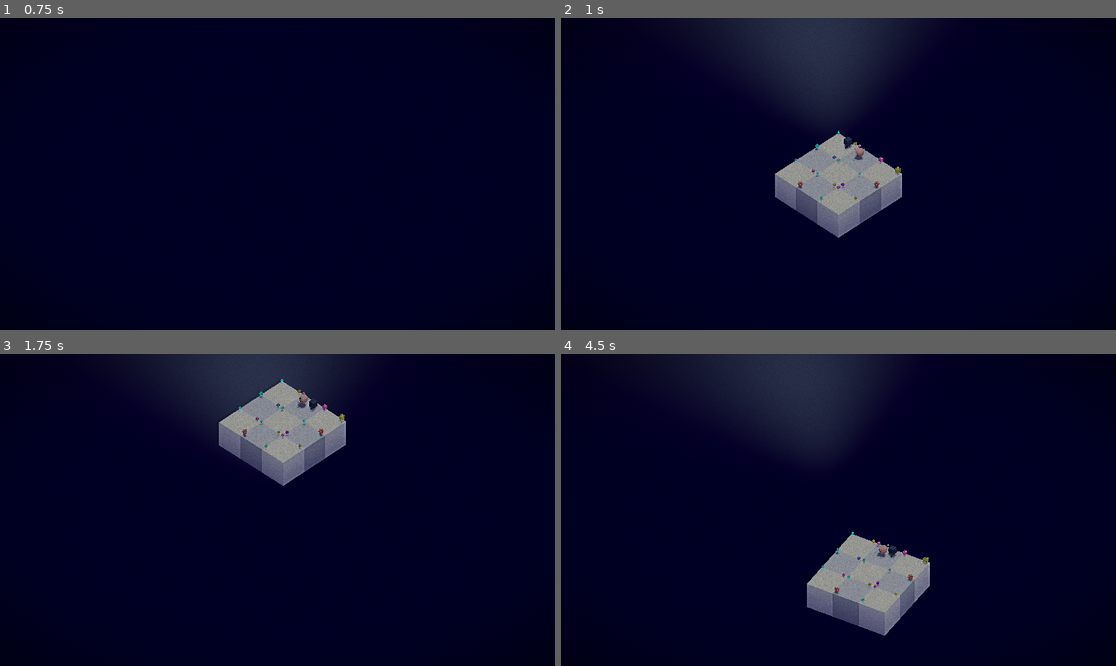
Above: before the commit, frames 1-4 (two rows, left to right).
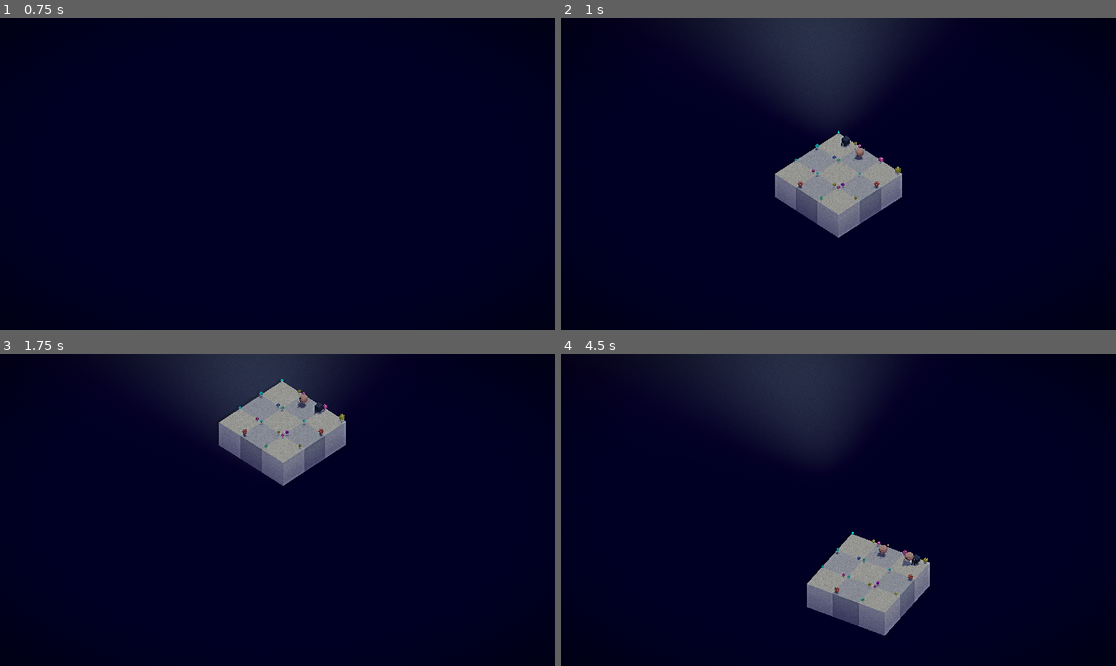
Above: after the commit, the same moments.

Repository: hugomgris/Zappy
Game: Godot game, scene res://scenes/main.tscn
The game is run twice, just before and just after one commit, with the same random seed, the same clock (stepped at 60 frames per second) and the same inputs.
Inputs (mouse positions are in pixels of both pictures, inside the frame that each line leads up to):
- Up to frame 1 (0.75 s): tap Enter at 0.5 s; move the mouse to (399, 158) at 0.52 s; hold Right (ui_right) from 0.53 s (still down); hold Q from 0.53 s (still down); click (399, 158) at 0.67 s
- Up to frame 2 (1 s): keep holding Right (ui_right); keep holding Q
- Up to frame 3 (1.75 s): move the mouse to (166, 525) at 1.27 s; release Right (ui_right) at 1.28 s; release Q at 1.28 s; hold Down (ui_down) from 1.28 s (still down); tap E at 1.35 s
- Up to frame 4 (4.5 s): move the mouse to (894, 441) at 2.02 s; release Down (ui_down) at 2.03 s; hold Right (ui_right) 2.03-2.78 s; hold Q 2.03-2.78 s; move the mouse to (810, 572) at 2.77 s; hold Up (ui_up) 2.78-3.53 s; tap E at 2.85, 4.35 s; click (810, 572) at 2.92 s; move the mouse to (1005, 556) at 3.52 s; hold Q 3.53-4.28 s; hold Left (ui_left) from 3.53 s (still down); move the mouse to (672, 463) at 4.27 s

Frame 1 is identical in both runs. In frame 2, less than 0.1% of the frame differs, in the area x 50-53%, y 37-43%; in frame 3, less than 0.1%; in frame 4, 0.2%, in the area x 58-67%, y 61-69%.

Commit message:
I'm in animation pipeline hell

Diff:
--- a/zappy_godot/data/initial_data/game_3x3.json
+++ b/zappy_godot/data/initial_data/game_3x3.json
@@ -91,7 +91,7 @@
 		{
 			"id": 1,
 			"position": { "x": 0, "y": 0 },
-			"orientation": 2,
+			"orientation": 4,
 			"level": 3,
 			"team": "Alpha",
 			"inventory": {
--- a/zappy_godot/scenes/UI/UI.gd
+++ b/zappy_godot/scenes/UI/UI.gd
@@ -86,7 +86,7 @@
 	var tile_data = GameData.get_tile_data(x, y)
 	if is_hovering_tile and hovered_tile_position.x == x and hovered_tile_position.y == y:
 		match reason:
-			"EGG":
+			"EGG_ADD":
 				tile_eggs_label.text = "Eggs: " + str(tile_data.get("eggs", []).size())
 			"PLAYER_ENTER":
 				tile_players_label.text = "Players: " + str(tile_data.get("players", []).size())
--- a/zappy_godot/scenes/player/PlayerManager.gd
+++ b/zappy_godot/scenes/player/PlayerManager.gd
@@ -10,6 +10,7 @@
 
 const PLAYER_HEIGHT = 0
 var world_is_ready = false
+var player_logical_orientations = {}
 
 var team_colors = {
 	"Alpha": Color.RED,
@@ -93,6 +94,8 @@
 	players[player_id] = player_scene
 	_setup_player_hover_signals(player_scene, player_id)
 
+	player_logical_orientations[player_id] = player_data.orientation
+
 func _create_egg_visual(egg_id: int):
 	"""Create visual representation for egg"""
 	var egg_data = GameData.get_egg_data(egg_id)
@@ -113,10 +116,50 @@
 # Command Handlers
 func _on_player_orientation_change(player_id: int, new_orientation: int):
 	"""Handle real-time orientation changes from commands"""
-	#var player_scene = players.get(player_id)
-	#if player_scene:
-	#	_rotate_player(player_scene, new_orientation)
-	pass
+	var player_scene = players.get(player_id)
+	if not player_scene:
+		return
+
+	var anim_player = _find_animation_player(player_scene)
+	if not anim_player:
+		print("Warning: AnimationPlayer not found for player ", player_id)
+		return
+
+	if anim_player.current_animation != "idle":
+		anim_player.play("idle")
+
+	var test_cuby = player_scene.get_node("test_cuby")
+	var old_orientation = player_logical_orientations.get(player_id, new_orientation)
+
+	var turn_amount = _calculate_turn_amount(old_orientation, new_orientation)
+	var current_rotation = test_cuby.rotation.y
+	var target_rotation = current_rotation + turn_amount
+
+	player_logical_orientations[player_id] = new_orientation
+
+	var tween = create_tween()
+	tween.set_ease(Tween.EASE_OUT)
+	tween.set_trans(Tween.TRANS_QUART)
+	tween.tween_property(test_cuby, "rotation:y", target_rotation, 0.3)
+
+	print("Rotating player ", player_id, " from ", old_orientation, " to ", new_orientation, " (turn: ", rad_to_deg(turn_amount), "°)")
+
+func _find_animation_player(player_scene: Node3D) -> AnimationPlayer:
+	"""Find AnimationPlayer in the player scene hierarchy"""
+	var test_cuby = player_scene.get_node("test_cuby")
+	if test_cuby:
+		return test_cuby.find_child("AnimationPlayer", true, false)
+	return null
+
+func _calculate_turn_amount(from_orientation: int, to_orientation: int) -> float:
+	"""Calculate the rotation amount for the turn"""
+	var turn = (to_orientation - from_orientation + 4) % 4
+
+	match turn:
+		1: return deg_to_rad(90)
+		2: return deg_to_rad(180)
+		3: return deg_to_rad(-90)
+		_: return 0.0
 
 func _on_player_position_change(player_id: int, current_orientation: int, player_data: Dictionary, movement_length: float):
 	"""Handle real-time position changes from commands"""
@@ -128,18 +171,62 @@
 	var old_pos = Vector2i(player_data.position.x, player_data.position.y)
 	var new_pos = _calculate_new_position(old_pos, current_orientation)
 
-	# Update visual position
-	_move_player_visual(new_pos, player_scene, current_orientation, movement_length)
-
 	# Update data
 	player_data.position.x = new_pos.x
 	player_data.position.y = new_pos.y
 
 	# Update tile data
 	_update_tile_player_data(player_id, old_pos, new_pos)
-
 	GameData.tile_updated.emit(old_pos.x, old_pos.y, "PLAYER_EXIT")
 	GameData.tile_updated.emit(new_pos.x, new_pos.y, "PLAYER_ENTER")
+
+	_move_player_visual(player_scene, old_pos, new_pos, current_orientation)
+
+func _move_player_visual(player_scene: Node3D, old_pos: Vector2i, new_pos: Vector2i, orientation: int):
+	"""Smoothly move player visual between positions"""
+	var current_world_pos = player_scene.global_position
+	var target_world_pos = _calculate_target_world_position(old_pos, new_pos, orientation, current_world_pos)
+
+	# Create smooth movement tween
+	var tween = create_tween()
+	tween.set_ease(Tween.EASE_IN)
+	tween.set_ease(Tween.EASE_OUT)
+	tween.set_trans(Tween.TRANS_QUART)
+	tween.tween_property(player_scene, "global_position", target_world_pos, 1)
+
+	print("Moving player from ", old_pos, " to ", new_pos, " (", current_world_pos, " → ", target_world_pos, ")")
+
+func _calculate_target_world_position(old_pos: Vector2i, new_pos: Vector2i, orientation: int, current_pos: Vector3) -> Vector3:
+	"""Calculate the target world position handling wrapping"""
+	var target_pos = current_pos
+	var tile_size = world_manager.tile_size if world_manager.has_method("get_tile_size") else 1.0
+
+	match orientation:
+		1: # North
+			if new_pos.y == 0 and old_pos.y == GameData.map_size.y - 1:
+				target_pos.z = current_pos.z - (GameData.map_size.y * tile_size - 1)
+			else:
+				target_pos.z = current_pos.z + tile_size
+
+		2: # East
+			if new_pos.x == 0 and old_pos.x == GameData.map_size.x - 1:
+				target_pos.x = current_pos.x - (GameData.map_size.x * tile_size - 1)
+			else:
+				target_pos.x = current_pos.x + tile_size
+
+		3: # South
+			if new_pos.y == GameData.map_size.y - 1 and old_pos.y == 0:
+				target_pos.z = current_pos.z + (GameData.map_size.y * tile_size - 1)
+			else:
+				target_pos.z = current_pos.z - tile_size
+
+		4: # West
+			if new_pos.x == GameData.map_size.x - 1 and old_pos.x == 0:
+				target_pos.x = current_pos.x + (GameData.map_size.x * tile_size - 1)
+			else:
+				target_pos.x = current_pos.x - tile_size
+
+	return target_pos
 
 func _on_egg_laid(egg_data: Dictionary) -> void:
 	GameData.eggs[egg_data.id] = egg_data
@@ -197,42 +284,18 @@
 
 	return new_pos
 
-func _move_player_visual(position: Vector2i, player_scene: Node3D, orientation: int, movement_length: float):
-	"""Update player's visual position"""
-	match orientation:
-		1:
-			if position.y == 0:
-				player_scene.global_position.z -= movement_length * GameData.map_size.y - 1
-			else:
-				player_scene.global_position.z += movement_length
-		2:
-			if position.x == 0:
-				player_scene.global_position.x -= movement_length * GameData.map_size.x - 1
-			else:
-				player_scene.global_position.x += movement_length
-		3:
-			if position.y == GameData.map_size.y - 1:
-				player_scene.global_position.z += movement_length * GameData.map_size.y - 1
-			else:
-				player_scene.global_position.z -= movement_length
-		4:
-			if position.x == GameData.map_size.x - 1:
-				player_scene.global_position.x += movement_length * GameData.map_size.x - 1
-			else:
-				player_scene.global_position.x -= movement_length
-
 func _update_tile_player_data(player_id: int, old_pos: Vector2i, new_pos: Vector2i):
 	"""Update tile player lists"""
 	var old_tile = GameData.tiles.get(old_pos)
 	if old_tile and old_tile.players.has(player_id):
 		old_tile.players.erase(player_id)
-		GameData.tile_updated.emit(old_pos.x, old_pos.y)
+		GameData.tile_updated.emit(old_pos.x, old_pos.y, "PLAYER_ERASE")
 
 	var new_tile = GameData.tiles.get(new_pos)
 	if new_tile:
 		if not new_tile.players.has(player_id):
 			new_tile.players.append(player_id)
-		GameData.tile_updated.emit(new_pos.x, new_pos.y)
+		GameData.tile_updated.emit(new_pos.x, new_pos.y, "PLAYER_ADD")
 
 func _setup_player_hover_signals(player_scene: Node3D, player_id: int):
 	"""Setup mouse hover for player"""
--- a/zappy_godot/scenes/player/playerCuby.tscn
+++ b/zappy_godot/scenes/player/playerCuby.tscn
@@ -9,31 +9,13 @@
 
 [node name="test_cuby" parent="." instance=ExtResource("1_ebg58")]
 
-[node name="Empty" parent="test_cuby" index="0"]
-transform = Transform3D(3.0231547, 0, 0, 0, 3.0231547, 0, 0, 0, 3.0231547, 0.4141747, 2.542834, -0.09545612)
+[node name="body" parent="test_cuby/Empty" index="0"]
+transform = Transform3D(0.32952166, -0.02882941, 0, 0.02882941, 0.32952166, 0, 0, 0, 0.3307803, 0, 0, 3.7252903e-09)
 
-[node name="body" parent="test_cuby/Empty" index="0"]
-transform = Transform3D(0.32826766, -0.028719703, -0.028829409, 0.028829403, 0.32952166, -2.310474e-10, 0.028719699, -0.0025126485, 0.32952166, 0, 0, 3.7252903e-09)
-
-[node name="Area3D" type="Area3D" parent="test_cuby/Empty/body" index="0"]
-transform = Transform3D(1.3190544, -0.5632399, 9.896609, -0.11794112, 9.9822445, 0.5838333, -9.911919, -0.19373246, 1.3100692, 0.33229756, -6.1186543, 4.3645024)
+[node name="Area3D" type="Area3D" parent="test_cuby/Empty/body" index="2"]
 
 [node name="CollisionShape3D" type="CollisionShape3D" parent="test_cuby/Empty/body/Area3D"]
-transform = Transform3D(0.013190541, -0.0011794118, -0.09911923, -0.0056323977, 0.09982247, -0.001937325, 0.09896607, 0.0058383327, 0.013100698, 0.42100656, 0.62110627, -0.05434148)
+transform = Transform3D(1, 0, 0, 0, 1, 0, 3.5527137e-15, 0, 1, 0, 0, 0)
 shape = SubResource("ConvexPolygonShape3D_ebg58")
 
-[node name="Skeleton3D" parent="test_cuby/Empty/body/left_arm" index="0"]
-bones/0/rotation = Quaternion(0.3291453, -4.9389257e-09, 0.05213152, 0.94283915)
-bones/1/rotation = Quaternion(0.12164684, -8.563517e-09, 0.019266967, 0.99238646)
-bones/2/rotation = Quaternion(0.12164685, -1.5719333e-08, 0.019266956, 0.99238646)
-bones/3/rotation = Quaternion(0.12164685, 8.211591e-09, 0.019266954, 0.99238646)
-bones/4/rotation = Quaternion(0.12164684, 2.5338625e-08, 0.01926695, 0.99238646)
-
-[node name="Skeleton3D" parent="test_cuby/Empty/body/right_arm" index="0"]
-bones/0/rotation = Quaternion(0.3291453, -4.9389257e-09, 0.05213152, 0.94283915)
-bones/1/rotation = Quaternion(0.12164684, -3.988487e-09, 0.019266985, 0.99238646)
-bones/2/rotation = Quaternion(0.121646784, 1.1730898e-10, 0.01926699, 0.99238646)
-bones/3/rotation = Quaternion(0.12164677, 4.1996426e-08, 0.01926699, 0.99238646)
-bones/4/rotation = Quaternion(0.12164674, 5.9475386e-08, 0.019266978, 0.99238646)
-
 [editable path="test_cuby"]
--- a/zappy_godot/scenes/resources/EggManager.gd
+++ b/zappy_godot/scenes/resources/EggManager.gd
@@ -81,12 +81,12 @@
 			var tile_data = GameData.get_tile_data(egg_pos.x, egg_pos.y)
 			if tile_data and tile_data.eggs.has(egg_id):
 				tile_data.eggs.erase(egg_id)
-				GameData.tile_updated.emit(egg_pos.x, egg_pos.y)
+				GameData.tile_updated.emit(egg_pos.x, egg_pos.y, "EGG_REMOVE")
 
 			# Remove from PlayerManager's eggs dictionary
 			_notify_player_manager_of_removal(egg_id)
 
-			GameData.tile_updated.emit(tile_data.position.x, tile_data.position.y, "EGG")
+			GameData.tile_updated.emit(tile_data.position.x, tile_data.position.y, "EGG_ADD")
 
 	if ui_ref:
 		ui_ref.hide_egg_panel()
--- a/zappy_godot/scripts/CommandProcessor.gd
+++ b/zappy_godot/scripts/CommandProcessor.gd
@@ -105,7 +105,9 @@
 
 	var current_orientation = player_data.orientation
 	var new_orientation = 1 if current_orientation == 4 else current_orientation + 1
+
 	player_data.orientation = new_orientation
+
 	player_orientation_change.emit(player_id, new_orientation)
 	command_processed.emit("gauche", player_id)
 
@@ -113,12 +115,14 @@
 	var player_data = GameData.get_player_data(player_id)
 	if not player_data:
 		print("Warning: Player ", player_id, " not found in GameData yet")
-		command_failed.emit("gauche", "Player data not loaded")
+		command_failed.emit("droit", "Player data not loaded")
 		return
 
 	var current_orientation = player_data.orientation
 	var new_orientation = 4 if current_orientation == 1 else current_orientation - 1
+
 	player_data.orientation = new_orientation
+
 	player_orientation_change.emit(player_id, new_orientation)
 	command_processed.emit("droit", player_id)
 
@@ -180,4 +184,4 @@
 	command_processed.emit("fork", player_id)
 
 	# Update possibly displayed panel
-	GameData.tile_updated.emit(player_data.position.x, player_data.position.y, "EGG")
+	GameData.tile_updated.emit(player_data.position.x, player_data.position.y, "EGG_ADD")
--- a/zappy_godot/scripts/DataManager.gd
+++ b/zappy_godot/scripts/DataManager.gd
@@ -28,7 +28,7 @@
 signal game_state_updated
 signal player_updated(player_id)
 signal player_inventory_updated(player_id, object)
-signal tile_updated(x, y)
+signal tile_updated(x, y, object)
 signal team_updated(team_name)
 
 func update_game_state(json_data):
@@ -76,7 +76,7 @@
 			"players": player_ids,
 			"eggs": egg_ids
 		}
-		tile_updated.emit(tile_data.x, tile_data.y)
+		tile_updated.emit(tile_data.x, tile_data.y, "MAP_DATA_UPDATE")
 
 func _update_players_data(players_data):
 	players.clear()
--- a/zappy_godot/scripts/WorldManager.gd
+++ b/zappy_godot/scripts/WorldManager.gd
@@ -18,7 +18,6 @@
 func _ready():
 	# Connect to GameData signals
 	GameData.connect("game_state_updated", _on_game_state_updated)
-	GameData.connect("tile_updated", _on_tile_updated)
 
 func initialize(map_root_node: Node3D, ui_node: Control, tile_s: float, tile_gap: float):
 	"""Initialize the world manager with the map root node"""
@@ -30,10 +29,6 @@
 func _on_game_state_updated():
 	"""Regenerate the entire world when game state updates"""
 	_generate_map()
-
-func _on_tile_updated(_x: int, _y: int):
-	"""Update a specific tile when its data changes"""
-	pass
 
 func _generate_map():
 	"""Generate the visual representation of the map"""
Binary file changed: zappy_godot/scenes/player/cuby.glb
Not shown, changed: zappy_godot/blender/characters/characters_cuby.blend
Not shown, changed: zappy_godot/blender/characters/characters_cuby_B.blend
